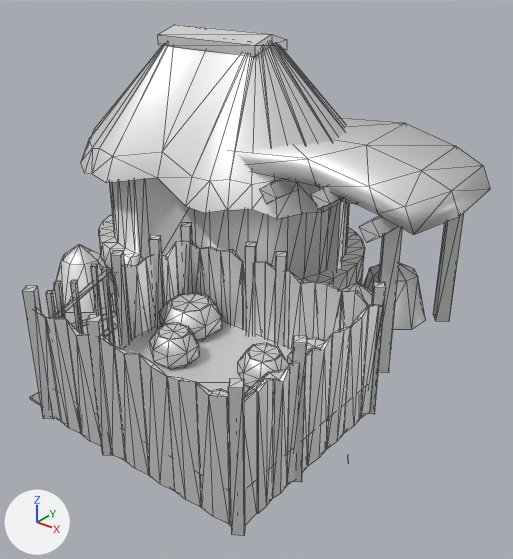
Two versions of the COLLADA model art/meshes/structural/maya_protoclassic/corral_2.dae, one commit apart.
Before and after are seen from a 50 mm camera at (14.57, -17.03, 11.17) aimed at (2.12, -1.48, 1.53). Arrows for +X, +Y and +Z are at lower left; the lights stay in place. Mesh edges are drawn as thin lines. Where no turn or scale is listed for an object, it has been applied to the vertices.

Names of what the first picture shows: 'corral_2'.
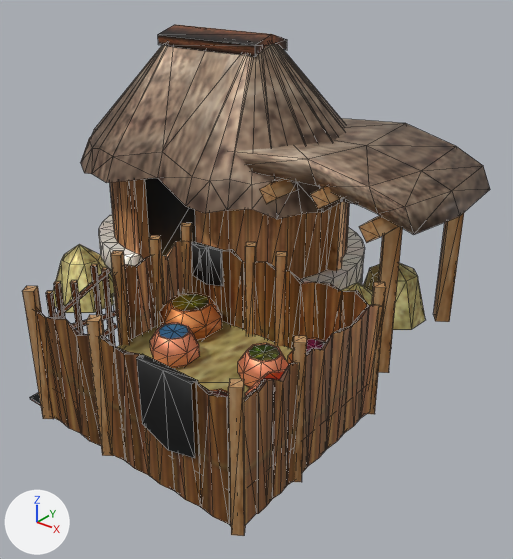
The newer file is also turned or shifted as a whole; pictures and numbers use the older file's frame.

What differs and where, as boxes (x1, y1, x2, y2) in the pictures (513 x 559 px):
part 1 of me_cubo_126, built on: before (191, 241, 200, 293); after (191, 241, 224, 293)
part 2 of me_cubo_126, built on: before (151, 365, 186, 500); after (136, 354, 198, 500)
part 3 of me_cubo_126, surface changed (white to brown): (81, 44, 490, 235) in both
part 4 of me_cubo_126, recoloured (grey to brown): (22, 25, 490, 536) in both

Patch to the scene script:
```diff
--- a/art/meshes/structural/maya_protoclassic/corral_2.dae.py
+++ b/art/meshes/structural/maya_protoclassic/corral_2.dae.py
@@ img_maya_protoclassic_struct_png @@
+img_maya_protoclassic_struct_png = load_image('maya_protoclassic_struct.png', '../../../textures/skins/structural/maya_protoclassic_struct.png', 2048, 1024, 'sRGB')
@@ mat_texturas_mayas__finalizadas @@
+mat_texturas_mayas__finalizadas = principled_material('texturas_mayas__finalizadas')
+mat_texturas_mayas__finalizadas.texture = img_maya_protoclassic_struct_png
+mat_texturas_mayas__finalizadas.metallic = 0.5
@@ me_cubo_126 @@
 # used by ob_corral_2; location = (0.78, -2.29, 0.32)
-me_cubo_126.from_pydata(...)  # 1174 vertices, 1693 faces; spans x -8.1..7.4, y -6.0..7.7, z -1.1..8.1
+me_cubo_126.from_pydata(...)  # 1190 vertices, 1709 faces; spans x -8.1..6.3, y -6.0..7.7, z -1.1..8.1
+# me_cubo_126 part 1
+# 16 faces are deleted
+# 10 vertices are added at x -0.4..0.8, y -0.2..-0.1, z 1.1..2.4
+# 25 new faces join them
+# me_cubo_126 part 2
+# 12 faces are deleted
+# 10 vertices are added at x 3.3..5.0, y -5.9..-5.7, z 0.3..2.4
+# 21 new faces join them
+# me_cubo_126 part 3: 142 kept faces spanning x -8.1..6.3, y -5.9..7.7, z -1.0..7.8 get new texture (UV) coordinates
+# me_cubo_126 part 4: 1668 faces spanning x -8.1..6.3, y -6.0..7.7, z -1.1..8.1 switch from mat_texturas_mayas__finalizadas_001 (white #e7e7e7) to mat_texturas_mayas__finalizadas (picture img_maya_protoclassic_struct_png)
```
